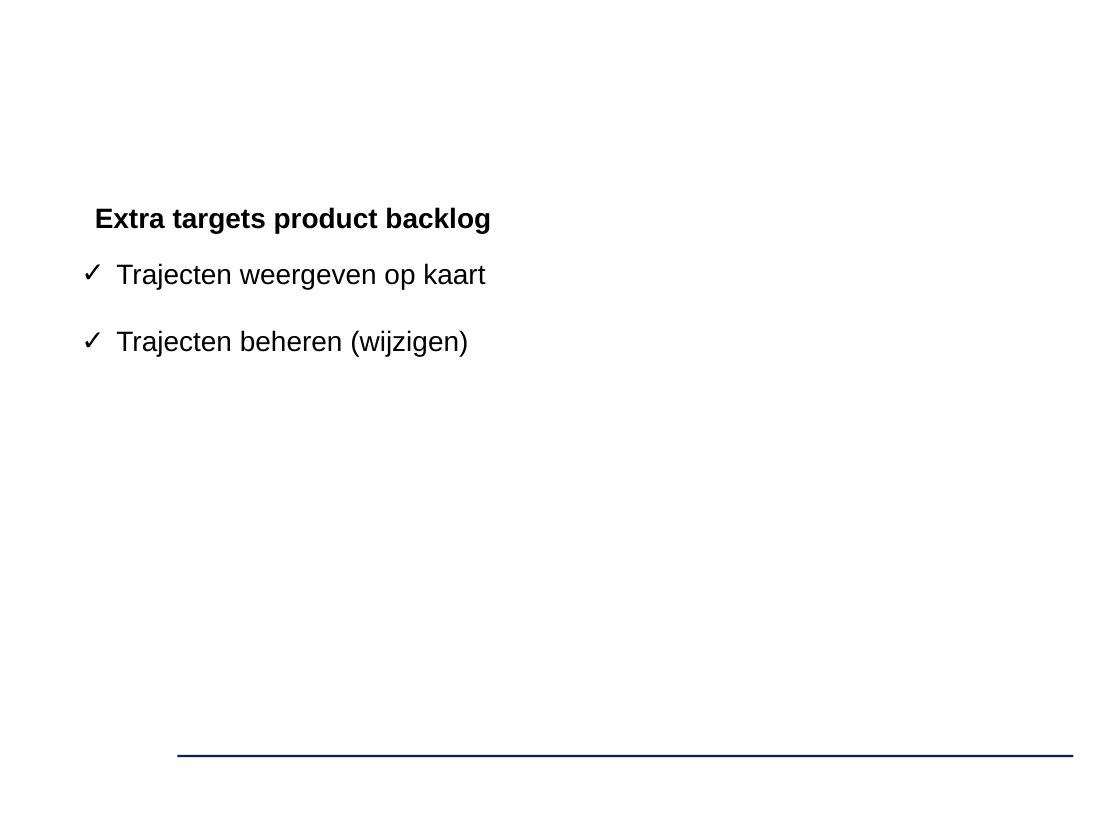
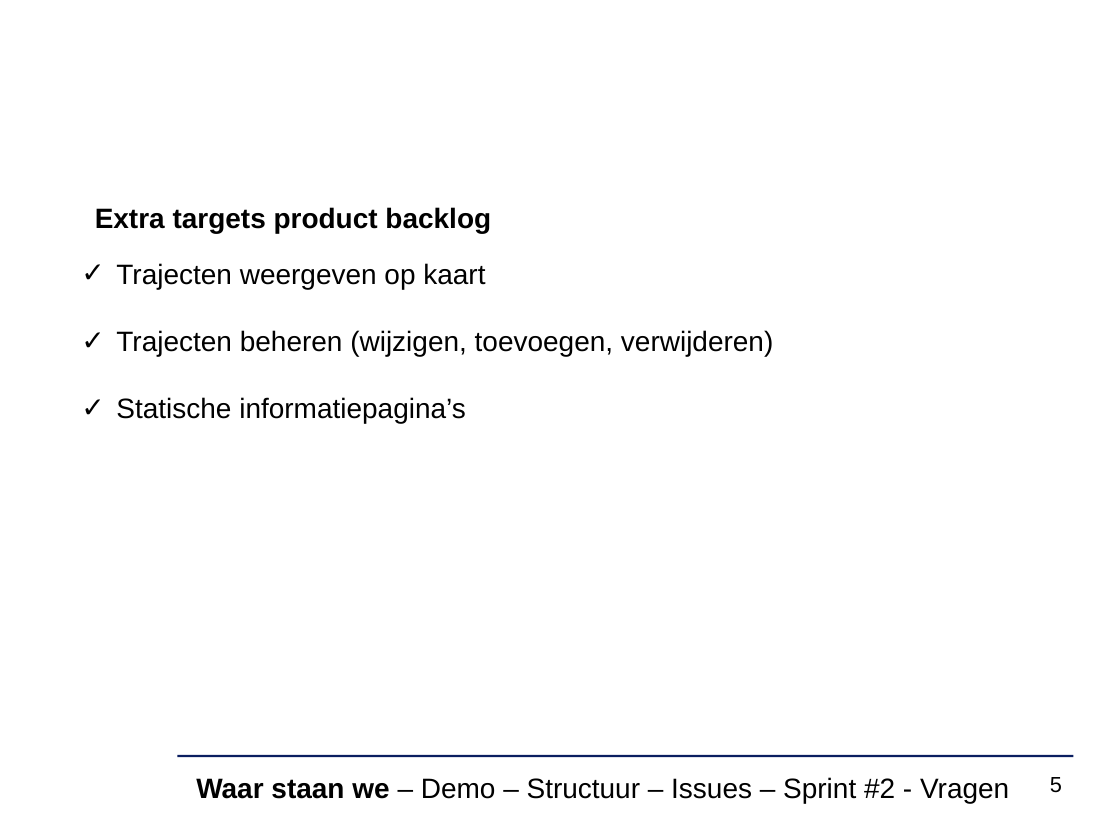
Before and after one commit to ghentlivinglab/Traffic-Travel-Time-Analyzer-4, a slide deck: slide 5 of Analyse/sprint1presentatie.pptx (slide 4 before the commit). Drawn at 1120x840 pixels with LibreOffice and Linux fonts; fonts in the diff are those of the drawing; background and template pictures are left out. Boxes give left, top, right and bottom in pixels: in the first picture for what was removed or moved away, otherwise in the second. Text is boxed around its words. In the diff, an @@ line names an element or a change of style, - is before the commit and + after.

Commit message:
update presentatie sprint 1

```diff
--- a/Analyse/sprint1presentatie.pptx
+++ b/Analyse/sprint1presentatie.pptx
@@ text at <box>116,330,773,423</box>: text changed @@
-✓ Trajecten beheren (wijzigen)
+✓ Trajecten beheren (wijzigen, toevoegen, verwijderen)
+✓ Statische informatiepagina’s
@@ text added at <box>196,777,1009,803</box>, 18 pt, text #000000 @@
+Waar staan we – Demo – Structuur – Issues – Sprint #2 - Vragen
@@ page number added at <box>1050,777,1062,793</box>, 14 pt, text #000000 @@
+5
```
Also in this commit, not shown: 11 other slides changed, 7 slides added, 3 slides removed.
